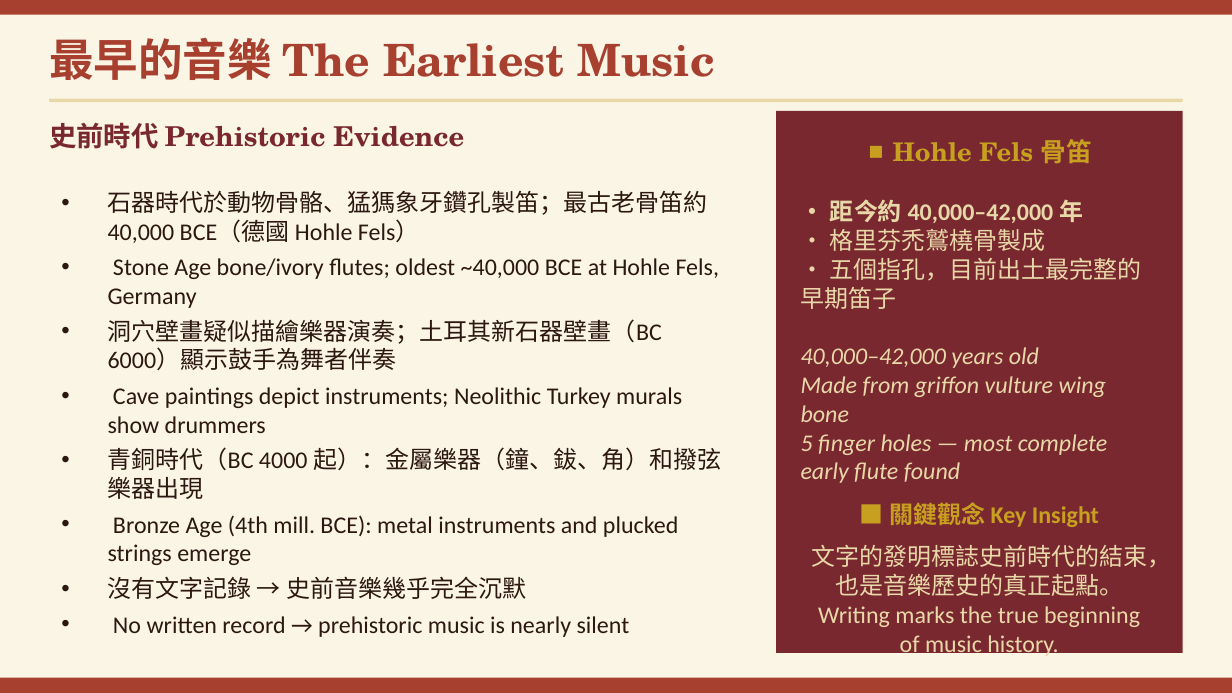
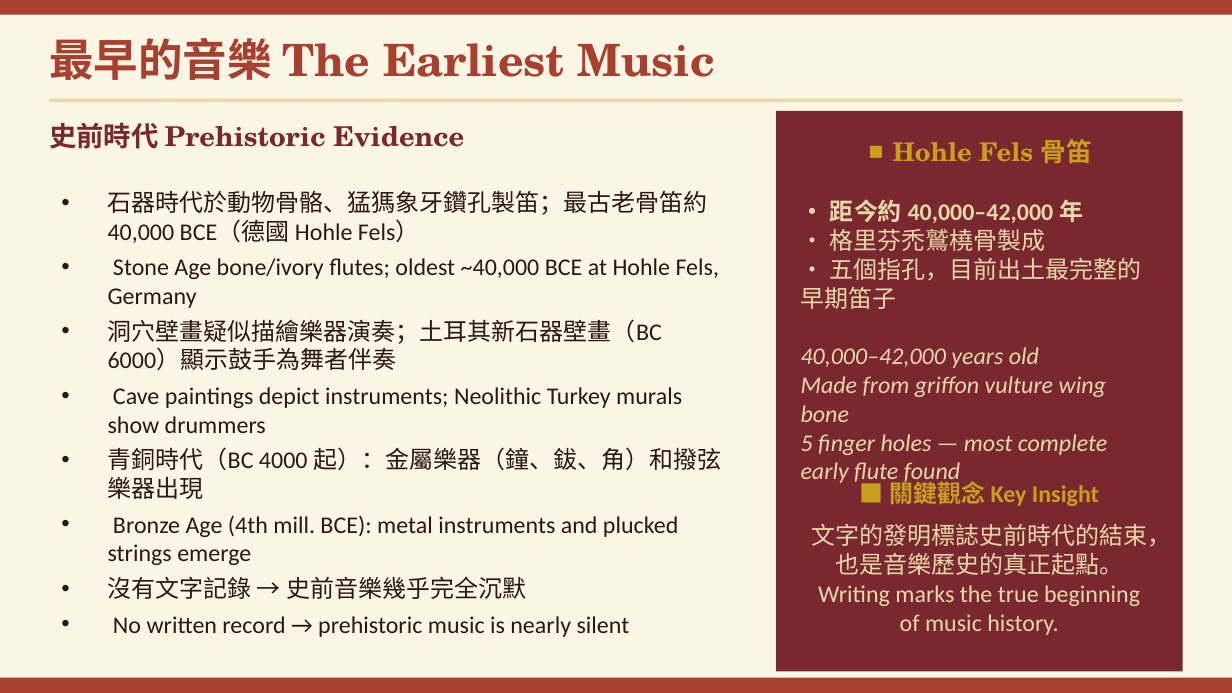
Before and after one commit to ccli-taipower/A_History_of_Western_Music, a slide deck: slide 4 of Ch01_Music_in_Antiquity.pptx. Drawn at 1232x693 pixels with LibreOffice and Linux fonts; fonts in the diff are those of the drawing. Boxes give left, top, right and bottom in pixels: in the first picture for what was removed or moved away, otherwise in the second. Text is boxed around its words. In the diff, an @@ line names an element or a change of style, - is before the commit and + after.

```diff
--- a/Ch01_Music_in_Antiquity.pptx
+++ b/Ch01_Music_in_Antiquity.pptx
@@ rectangle: place and size @@
-rectangle at [776, 111, 1183, 653]
+rectangle at [776, 111, 1183, 671]
@@ text "■ 關鍵觀念 Key Insight": place and size @@
-text "■ 關鍵觀念 Key Insight" at [889, 502, 1099, 527]
+text "■ 關鍵觀念 Key Insight" at [889, 478, 1099, 506]
@@ text "文字的發明標誌史前時代的結束，": place and size @@
-text "文字的發明標誌史前時代的結束，" at [811, 545, 1171, 658]
+text "文字的發明標誌史前時代的結束，" at [811, 524, 1171, 635]
```
Also in this commit, not shown: 2 other slides changed, 1 other file.
